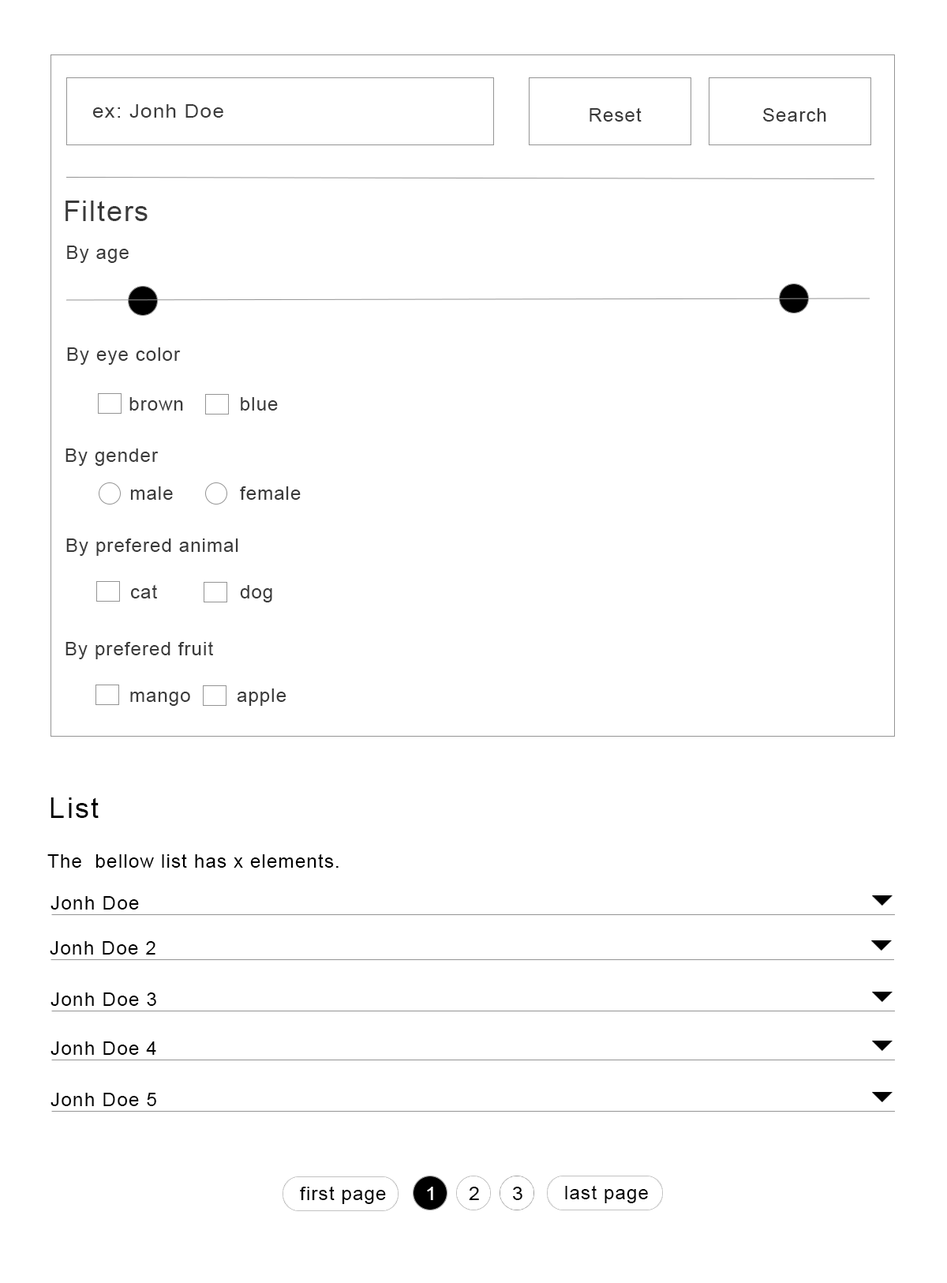
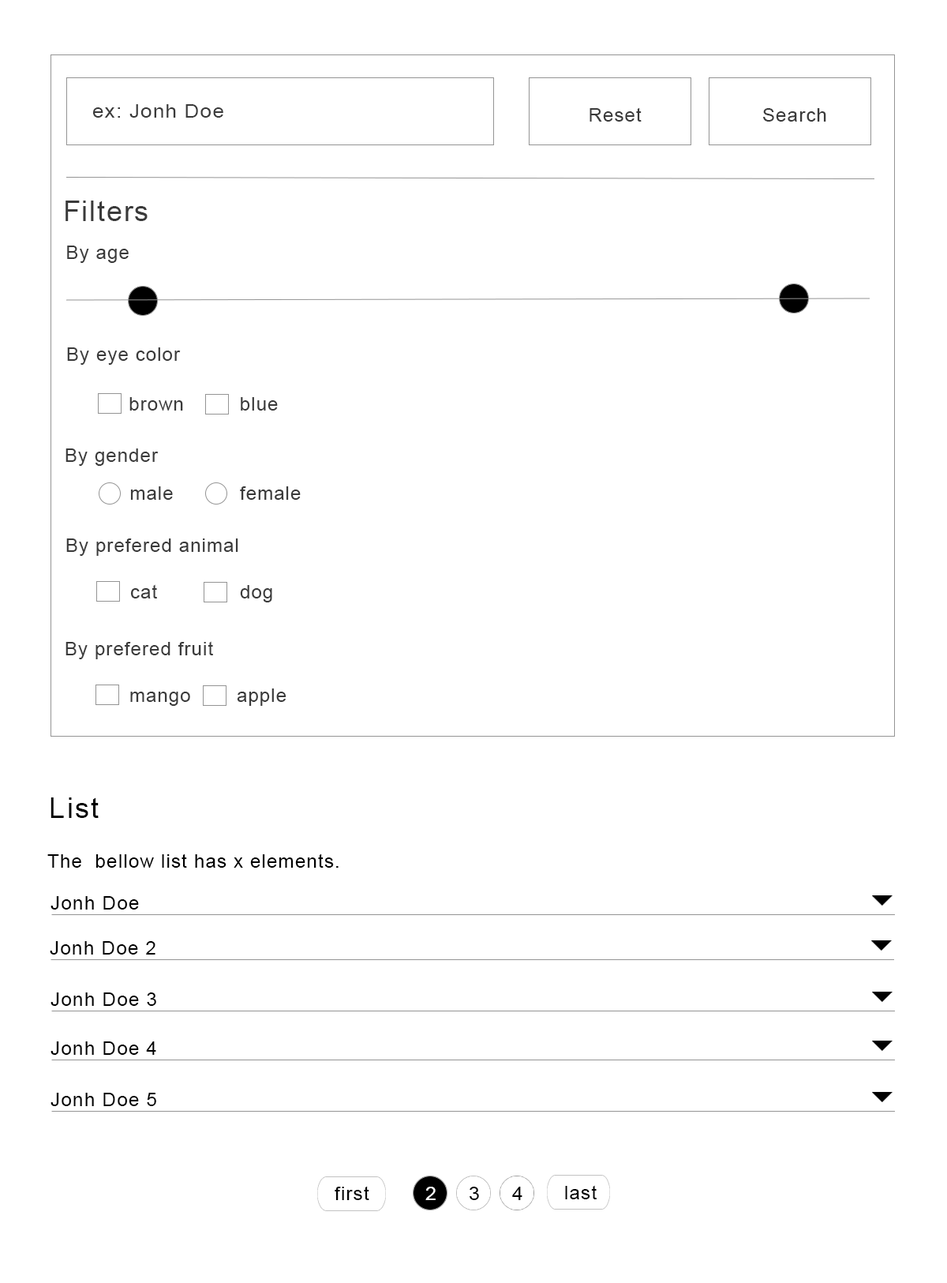
Layer changes from the first 947x1283 image to the second:
renamed "last page" to "last", painted on it over [604, 1185, 649, 1204]
painted on "Rounded Rectangle 1" (1st of 2, in "pagination" › "limit end") over [547, 1174, 664, 1211]
renamed "first page" to "first", painted on it over [300, 1185, 387, 1205]
painted on "Rounded Rectangle 1" (2nd of 2, in "pagination" › "limit start") over [282, 1176, 399, 1212]
renamed "3" to "4", painted on it over [512, 1186, 523, 1201]
renamed "2" to "3", painted on it over [468, 1186, 480, 1201]
renamed "1" to "2", painted on it over [425, 1186, 436, 1201]
